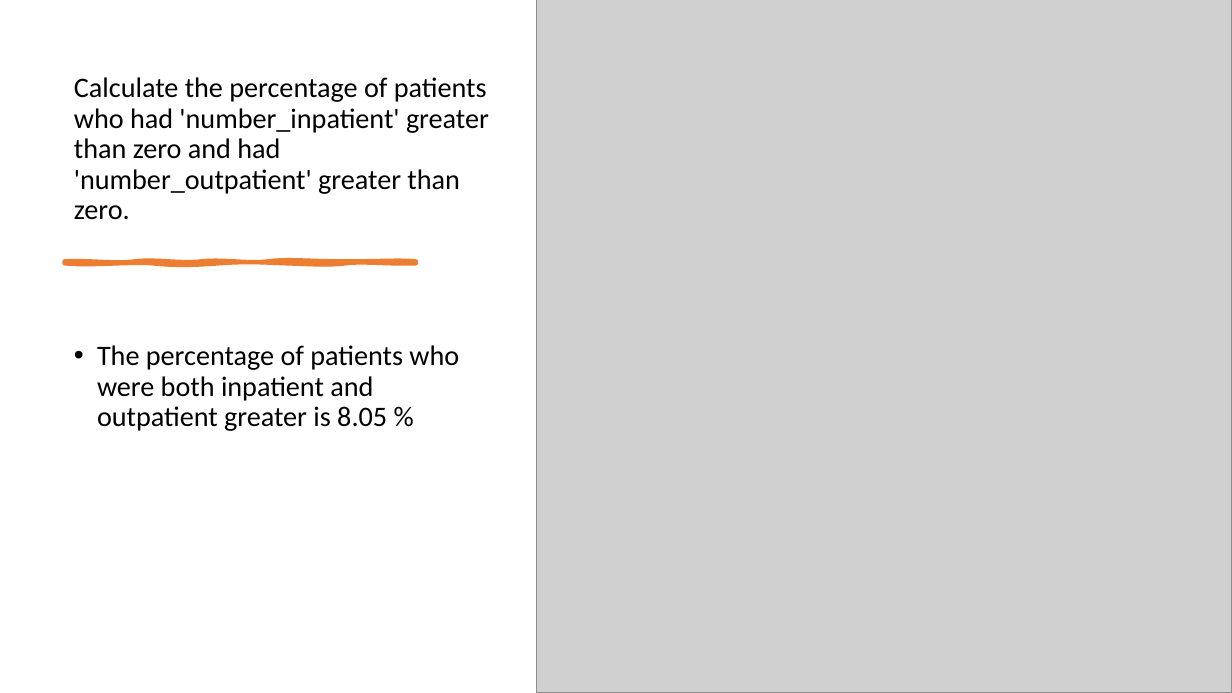
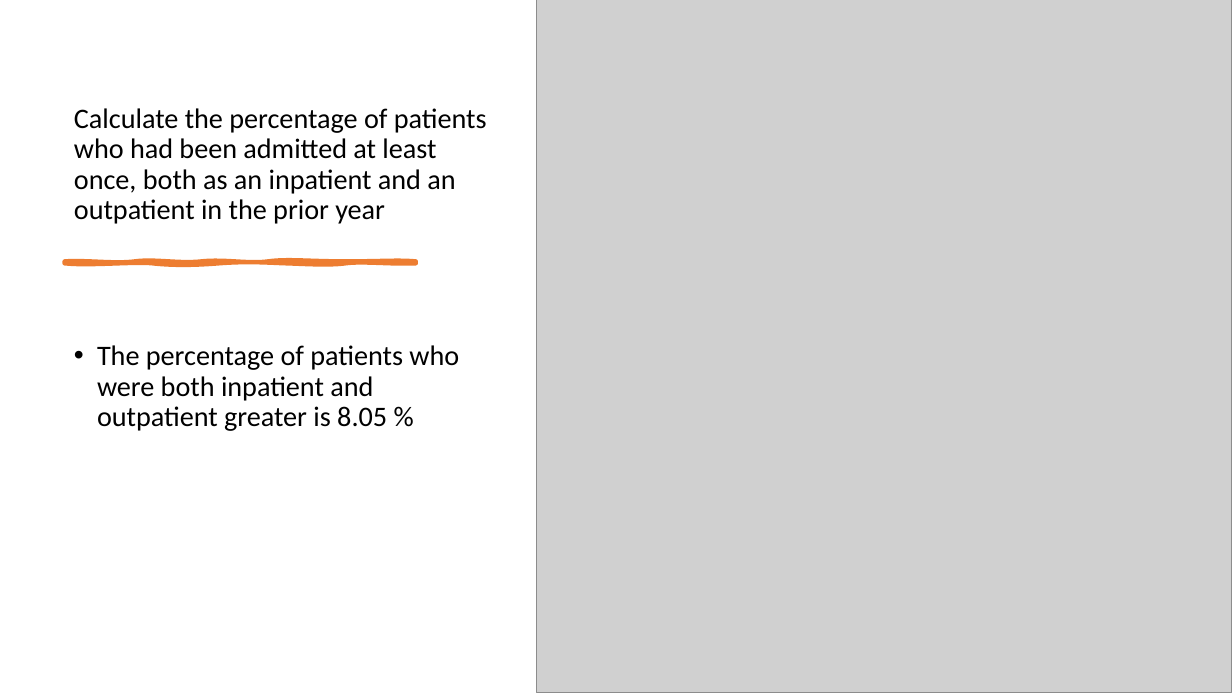
Before and after one commit to Thomas-George-T/Diabetic-Readmission-Exploration, a slide deck: slide 46 of Diabetic Readmission Exploration.pptx. Drawn at 1232x693 pixels with LibreOffice and Linux fonts; fonts in the diff are those of the drawing; grey boxes stand for pictures. Boxes give left, top, right and bottom in pixels: in the first picture for what was removed or moved away, otherwise in the second. Text is boxed around its words. In the diff, an @@ line names an element or a change of style, - is before the commit and + after.

```diff
--- a/Diabetic Readmission Exploration.pptx
+++ b/Diabetic Readmission Exploration.pptx
@@ title at <box>74,108,487,224</box>: text changed @@
-Calculate the percentage of patients who had 'number_inpatient' greater than zero and had 'number_outpatient' greater than zero.
+Calculate the percentage of patients who had been admitted at least once, both as an inpatient and an outpatient in the prior year
```
Also in this commit, not shown: 7 other slides changed, 1 other file.
